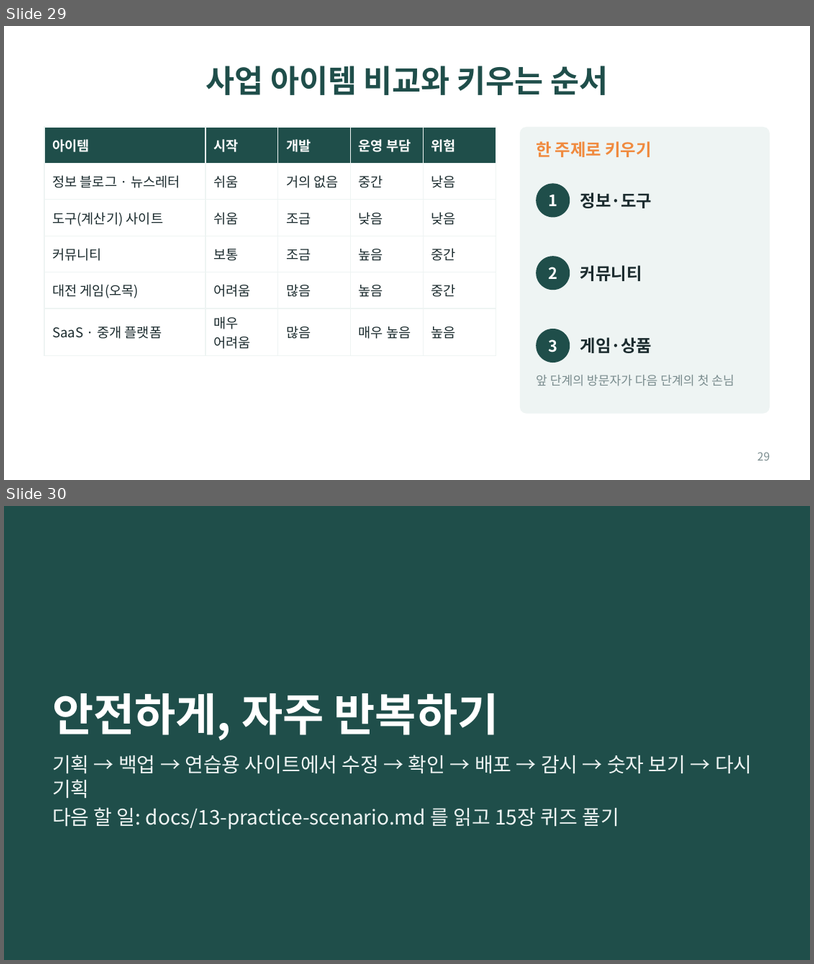
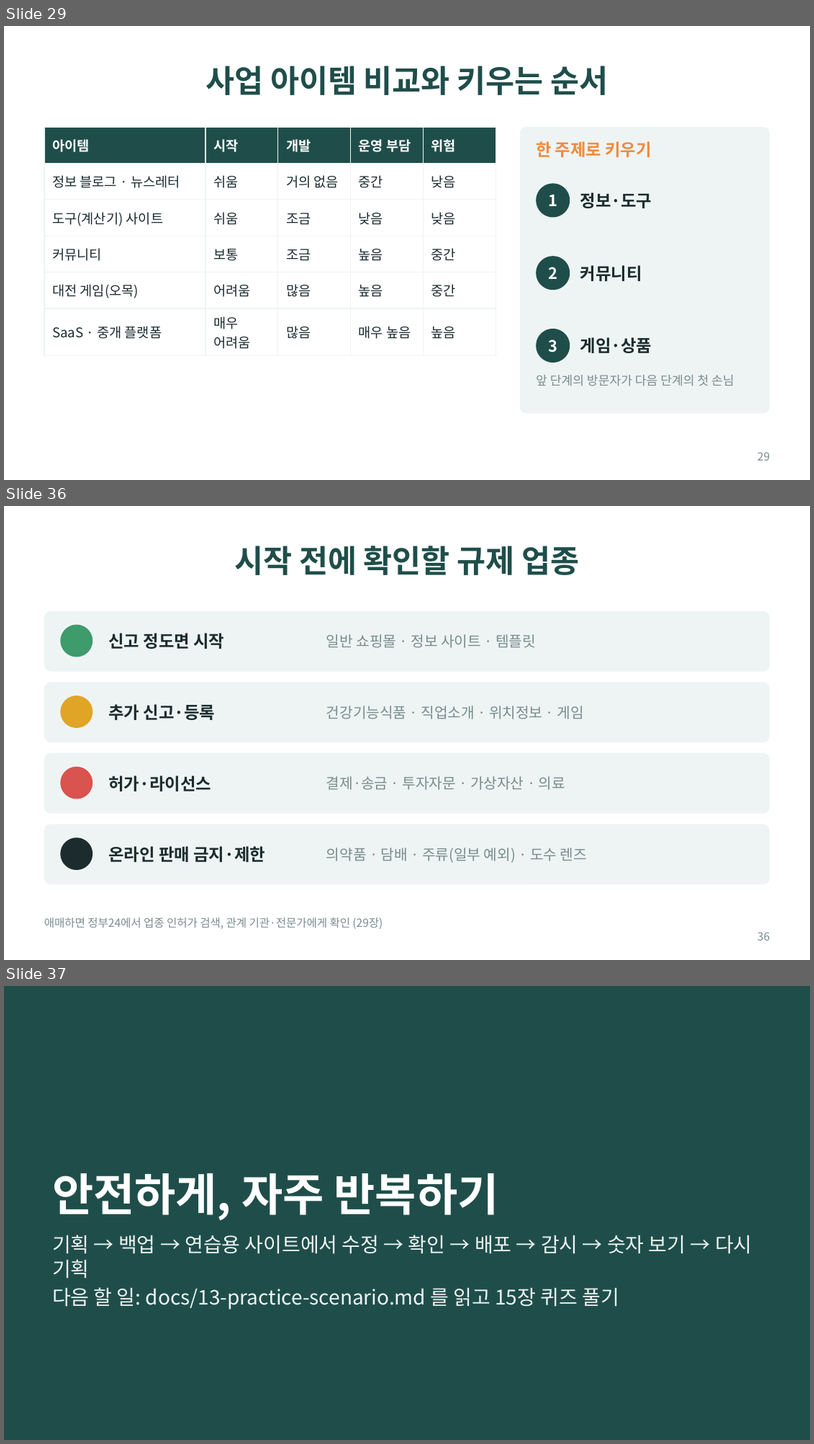
Before and after one commit to bincodin-ko/stanford-study, a slide deck: slides/internet-business-101.pptx. Shown one above the other, each under a label of ours: slides 29 and 30 before the commit, slides 29, 36 and 37 after it; the slides between them are not shown. The pictures are 814x964 and 814x1444 pixels, drawn with LibreOffice and Linux fonts; fonts in the diff are those of the drawing. Boxes give left, top, right and bottom in pixels: in the first picture for what was removed or moved away, otherwise in the second. Text is boxed around its words. In the diff, an @@ line names an element or a change of style, - is before the commit and + after.

```diff
--- a/slides/internet-business-101.pptx
+++ b/slides/internet-business-101.pptx
@@ slide 36 added at (4,506,810,960), background #FFFFFF @@
@@ title added at (234,546,580,575), 28 pt, text #1F4E4A, bold @@
+시작 전에 확인할 규제 업종
@@ rounded rectangle added at (44,611,770,672), fill #EEF4F3 @@
@@ ellipse added at (60,625,93,656), fill #3E9B6B @@
@@ text added at (109,633,224,649), 15 pt, text #1B2B2E, bold @@
+신고 정도면 시작
@@ text added at (327,634,536,648), 13 pt, text #7A8C8E @@
+일반 쇼핑몰 · 정보 사이트 · 템플릿
@@ rounded rectangle added at (44,682,770,742), fill #EEF4F3 @@
@@ ellipse added at (60,695,93,728), fill #E0A526 @@
@@ text added at (109,704,216,720), 15 pt, text #1B2B2E, bold @@
+추가 신고·등록
@@ text added at (327,705,584,719), 13 pt, text #7A8C8E @@
+건강기능식품 · 직업소개 · 위치정보 · 게임
@@ rounded rectangle added at (44,753,770,813), fill #EEF4F3 @@
@@ ellipse added at (60,767,93,799), fill #D9534F @@
@@ text added at (109,775,212,791), 15 pt, text #1B2B2E, bold @@
+허가·라이선스
@@ text added at (327,776,566,790), 13 pt, text #7A8C8E @@
+결제·송금 · 투자자문 · 가상자산 · 의료
@@ rounded rectangle added at (44,824,770,884), fill #EEF4F3 @@
@@ ellipse added at (60,837,93,870), fill #1B2B2E @@
@@ text added at (109,846,265,862), 15 pt, text #1B2B2E, bold @@
+온라인 판매 금지·제한
@@ text added at (327,847,587,862), 13 pt, text #7A8C8E @@
+의약품 · 담배 · 주류(일부 예외) · 도수 렌즈
@@ text added at (44,917,383,929), 10 pt, text #7A8C8E @@
+애매하면 정부24에서 업종 인허가 검색, 관계 기관·전문가에게 확인 (29장)
@@ page number added at (758,932,770,940), 10 pt, text #7A8C8E @@
+36
@@ what was slide 30 is now slide 37 @@
```
Also in this commit, not shown: 6 other slides added, 12 other files.
